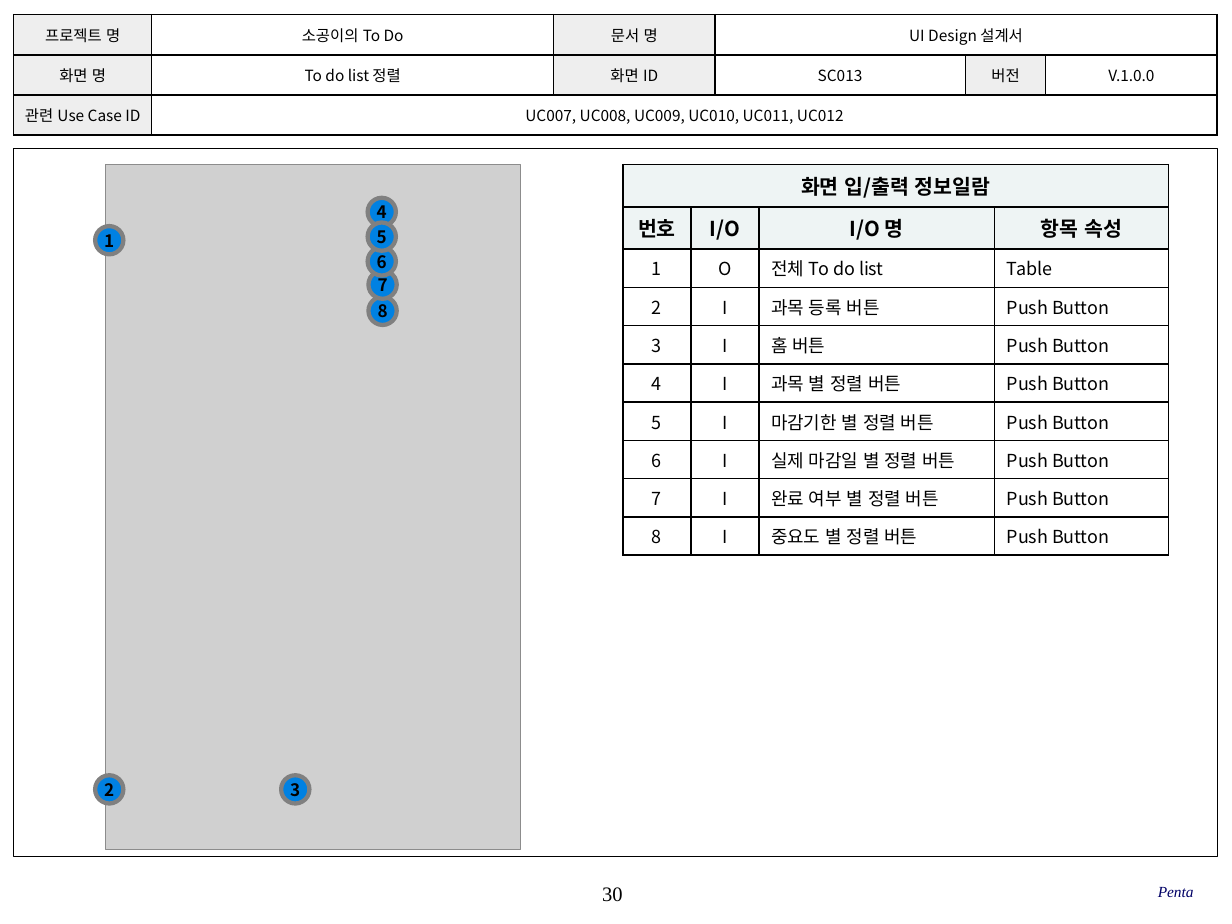
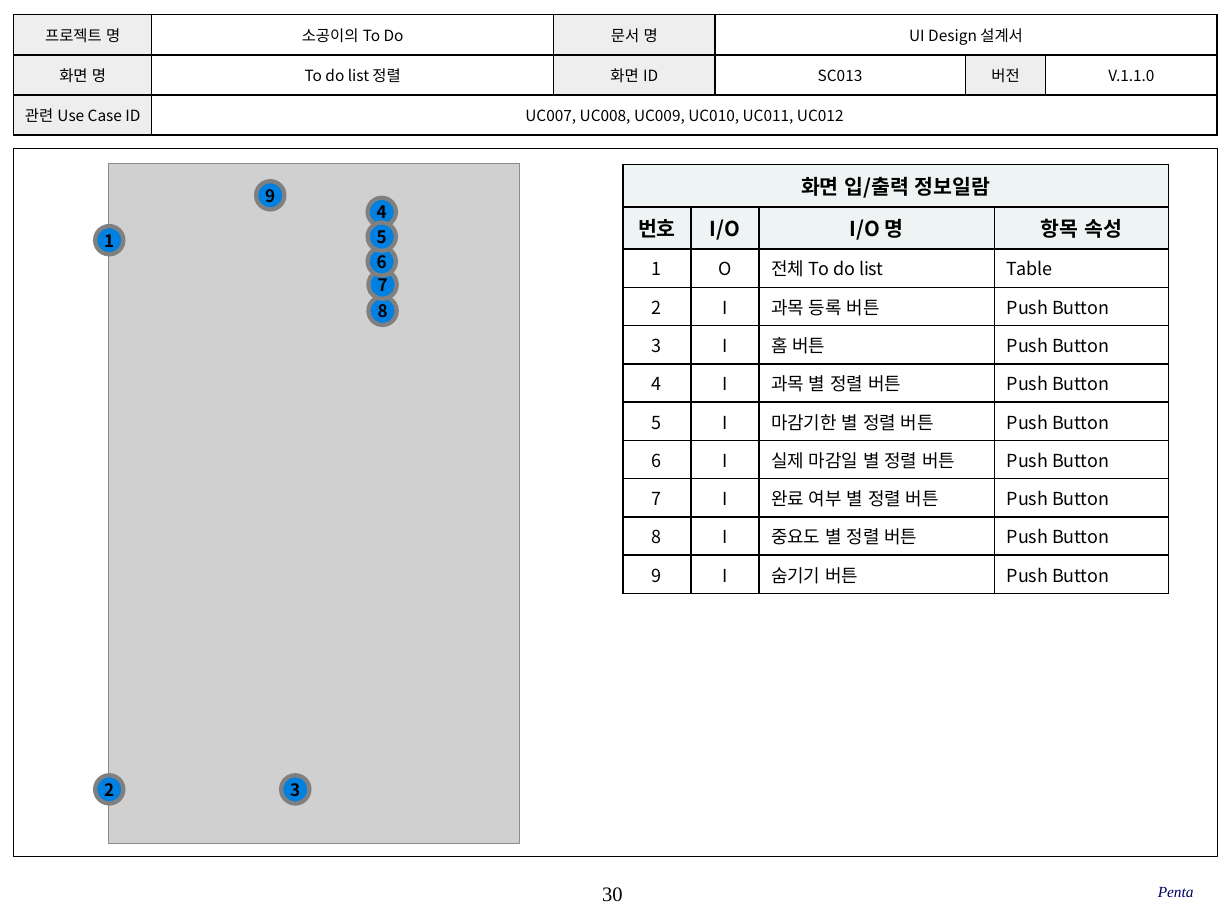
Before and after one commit to SE-admin/SE2017_5_mixharmony, a slide deck: slide 30 of doc/3_ 설계서/UI Design_05_penta.pptx. Drawn at 1232x924 pixels with LibreOffice and Linux fonts; fonts in the diff are those of the drawing; grey boxes stand for pictures; background and template pictures are left out. Boxes give left, top, right and bottom in pixels: in the first picture for what was removed or moved away, otherwise in the second. Text is boxed around its words. In the diff, an @@ line names an element or a change of style, - is before the commit and + after.

```diff
--- a/doc/3_ 설계서/UI Design_05_penta.pptx
+++ b/doc/3_ 설계서/UI Design_05_penta.pptx
@@ table at (x1=14, y1=15, x2=1216, y2=136) @@
-row 2, column 6: V.1.0.0
+row 2, column 6: V.1.1.0
@@ picture resized from (x1=106, y1=165, x2=521, y2=850) to (x1=108, y1=163, x2=520, y2=843) @@
@@ table at (x1=623, y1=165, x2=1168, y2=588) @@
+row 11: 9 | I | 숨기기 버튼 | Push Button
@@ ellipse added at (x1=256, y1=181, x2=285, y2=209), fill #0081E2, outline #808080 2.5 pt, 10 pt, text #000000, bold @@
+9
```
Also in this commit, not shown: 32 other slides changed, 4 slides added.
